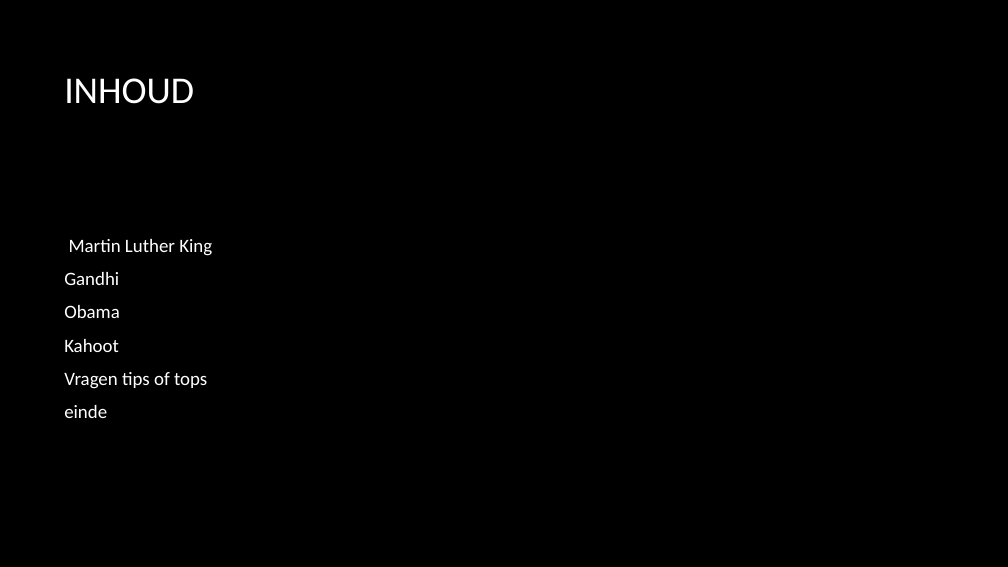
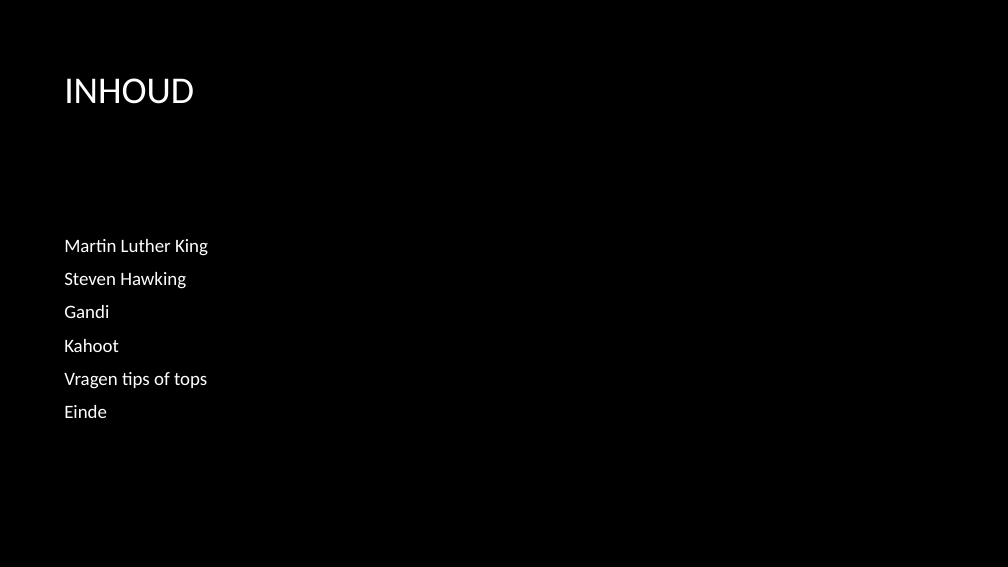
Before and after one commit to Hunter-Salvius/Hunter-Salvius.github.io, a slide deck: slide 2 of wbs/Martin luther king en gandie en obama.pptx. Drawn at 1008x567 pixels with LibreOffice and Linux fonts; fonts in the diff are those of the drawing; background and template pictures are left out. Boxes give left, top, right and bottom in pixels: in the first picture for what was removed or moved away, otherwise in the second. Text is boxed around its words. In the diff, an @@ line names an element or a change of style, - is before the commit and + after.

```diff
--- a/wbs/Martin luther king en gandie en obama.pptx
+++ b/wbs/Martin luther king en gandie en obama.pptx
@@ text at bbox=[64, 272, 186, 318]: text changed @@
-Gandhi
-Obama
+Steven Hawking
+Gandi
@@ text at bbox=[64, 405, 107, 418]: text changed @@
-einde
+Einde
```
Also in this commit, not shown: 6 other slides changed, 6 other files.
